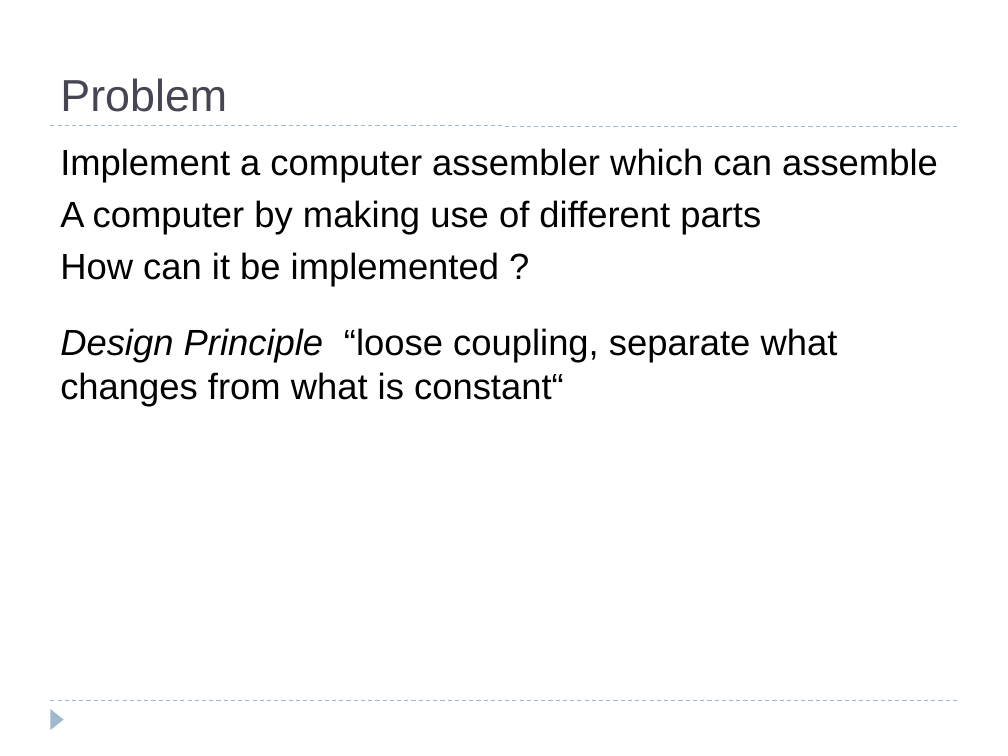
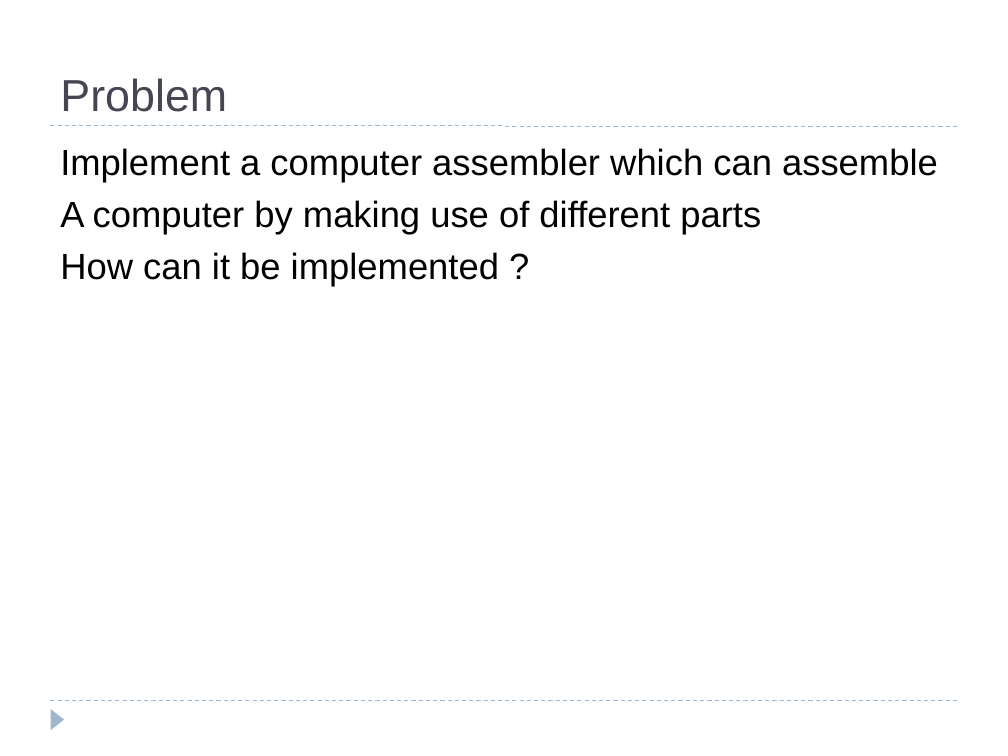
Before and after one commit to bpcrao/purnacode, a slide deck: slide 16 of ppts/Design Patterns Latest.ppt. Drawn at 1008x756 pixels with LibreOffice and Linux fonts; fonts in the diff are those of the drawing. Boxes give left, top, right and bottom in pixels: in the first picture for what was removed or moved away, otherwise in the second. Text is boxed around its words. In the diff, an @@ line names an element or a change of style, - is before the commit and + after.

```diff
--- a/ppts/Design Patterns Latest.ppt
+++ b/ppts/Design Patterns Latest.ppt
@@ text at [60,328,838,406]: paragraph removed @@
-Design Principle “loose coupling, separate what changes from what is constant“
```
Also in this commit, not shown: 41 other slides changed, 1 slide removed, 3 other files.
